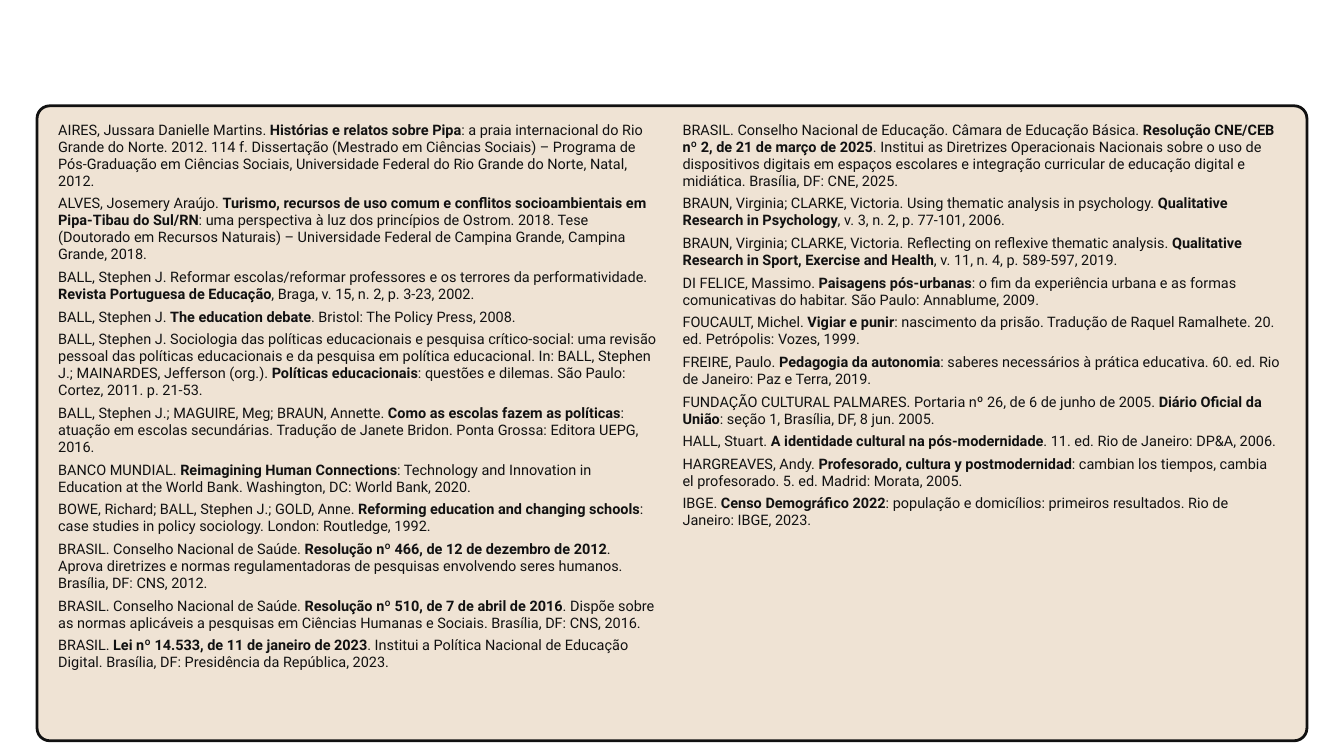
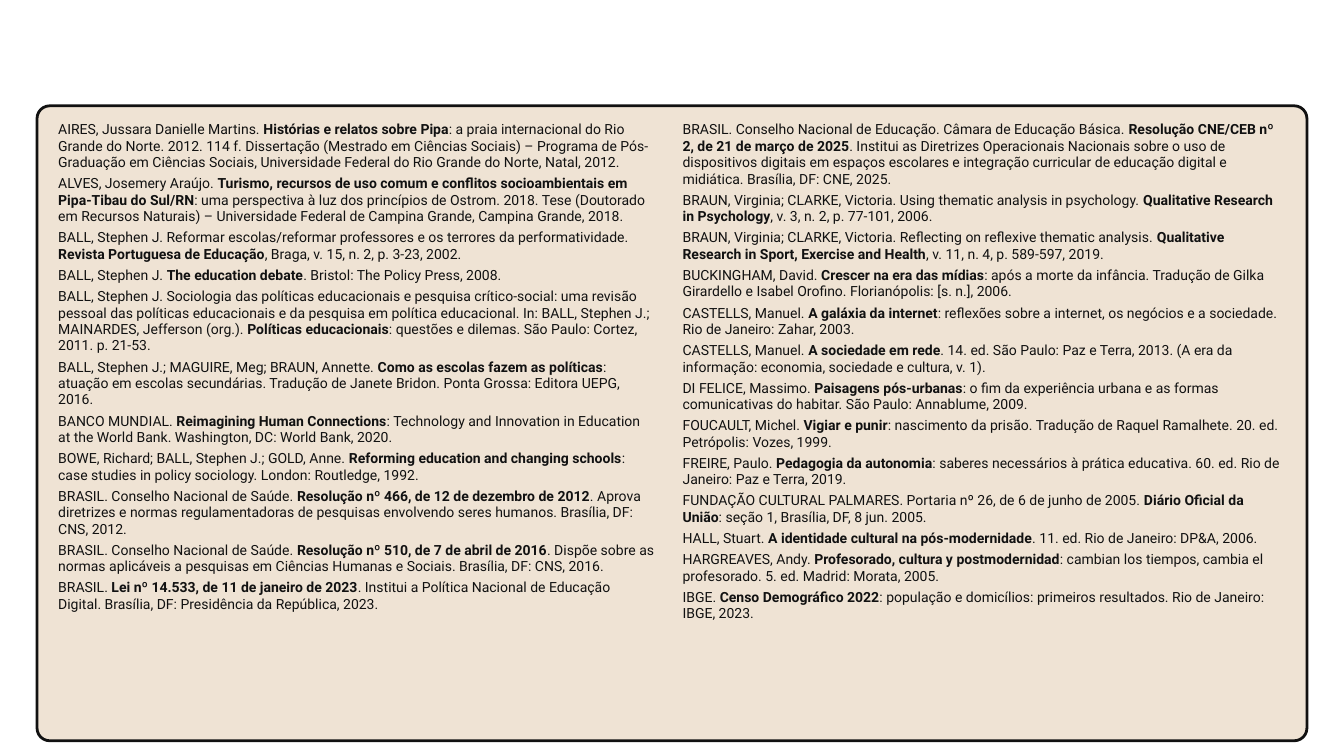
Before and after one commit to yzynya-beep/Tese, a slide deck: slide 31 of apresentacao_qualificacao/Qualificacao_PNED_Pipa.pptx. Drawn at 1344x756 pixels with LibreOffice and Linux fonts; fonts in the diff are those of the drawing; background and template pictures are left out. Boxes give left, top, right and bottom in pixels: in the first picture for what was removed or moved away, otherwise in the second. Text is boxed around its words. In the diff, an @@ line names an element or a change of style, - is before the commit and + after.

```diff
--- a/apresentacao_qualificacao/Qualificacao_PNED_Pipa.pptx
+++ b/apresentacao_qualificacao/Qualificacao_PNED_Pipa.pptx
@@ text "AIRES, Jussara Danielle Martins. Histórias ..." at (58,123,654,612): size 15.5 to 15 pt; less space between paragraphs @@
@@ text at (683,123,1279,620): size 15.5 to 15 pt in "BRASIL. Conselho Nacional de Educação. Câmara de ...", "BRAUN, Virginia; CLARKE, Victoria. Using thematic analysis ...", "BRAUN, Virginia; CLARKE, Victoria. Reflecting on reflexive ...", "DI FELICE, Massimo. Paisagens pós-urbanas: o fim ..." and 6 more places; less space between paragraphs @@
@@ text at (683,269,1277,375): paragraphs added @@
+BUCKINGHAM, David. Crescer na era das mídias: após a morte da infância. Tradução de Gilka Girardello e Isabel Orofino. Florianópolis: [s. n.], 2006.
+CASTELLS, Manuel. A galáxia da internet: reflexões sobre a internet, os negócios e a sociedade. Rio de Janeiro: Zahar, 2003.
+CASTELLS, Manuel. A sociedade em rede. 14. ed. São Paulo: Paz e Terra, 2013. (A era da informação: economia, sociedade e cultura, v. 1).
```
Also in this commit, not shown: 4 other slides changed, 6 other files.
